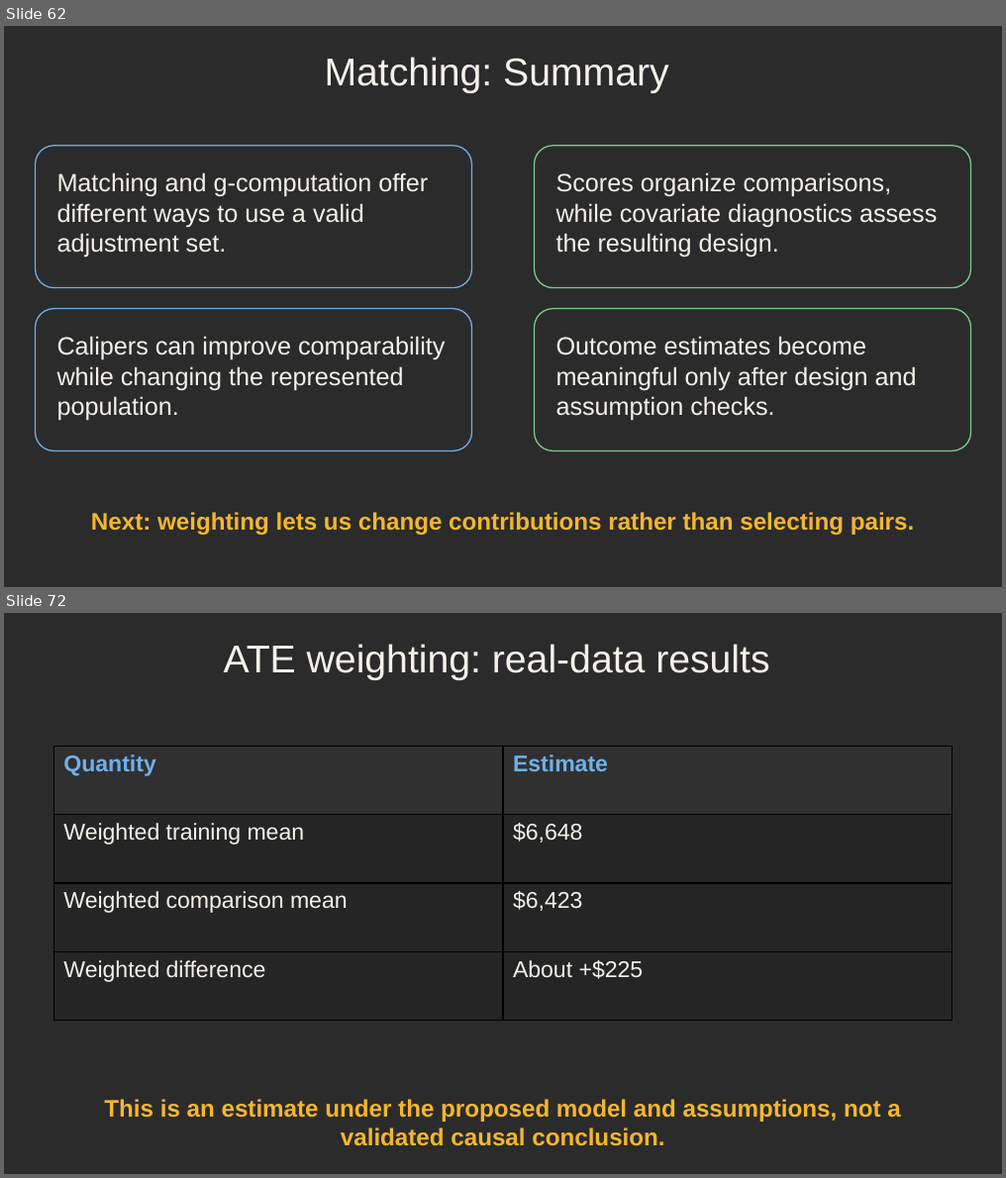
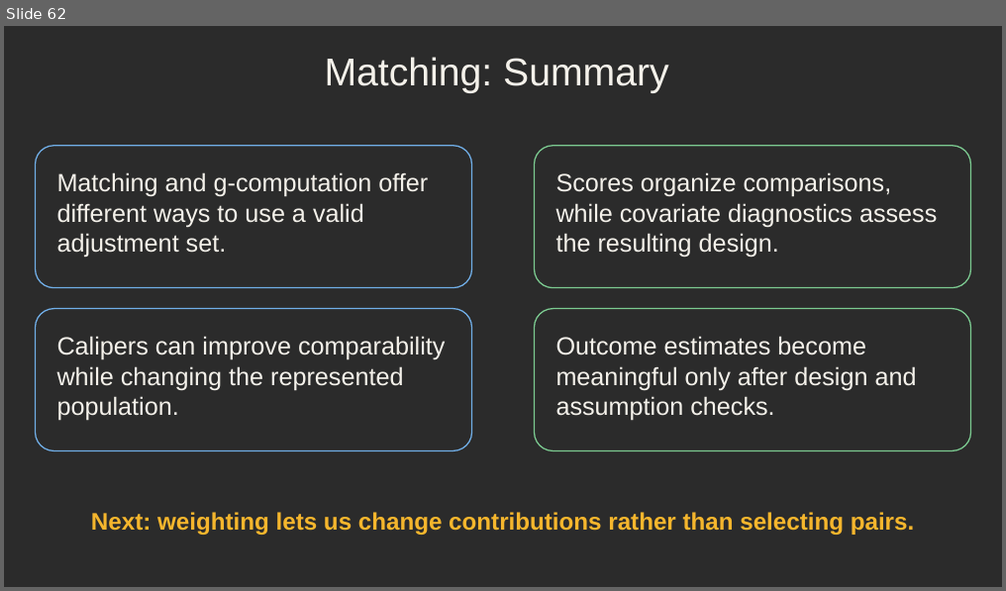
Before and after one commit to djghosh1123/STAT-7900-Causal-Analysis, a slide deck: Lectures/Lecture 6.pptx. Shown one above the other, each under a label of ours: slides 62 and 72 before the commit, slide 62 after it; the slides between them are not shown. The pictures are 1006x1178 and 1006x591 pixels, drawn with LibreOffice and Linux fonts; fonts in the diff are those of the drawing; background and template pictures are left out; a plain dark background stands for a picture behind light text. Boxes give left, top, right and bottom in pixels: in the first picture for what was removed or moved away, otherwise in the second. Text is boxed around its words. In the diff, an @@ line names an element or a change of style, - is before the commit and + after.

```diff
--- a/Lectures/Lecture 6.pptx
+++ b/Lectures/Lecture 6.pptx
@@ slide 72 removed at [4,613,1002,1174], background picture (left out) @@
@@ text removed at [224,644,769,680] @@
-ATE weighting: real-data results
@@ table removed at [54,746,952,1020], 4 rows, 2 columns @@
-Quantity | Estimate
-Weighted training mean | $6,648
-Weighted comparison mean | $6,423
-Weighted difference | About +$225
@@ text removed at [104,1099,900,1147] @@
-This is an estimate under the proposed model and assumptions, not a validated causal conclusion.
```
Also in this commit, not shown: 45 other slides removed, 3 other files.
